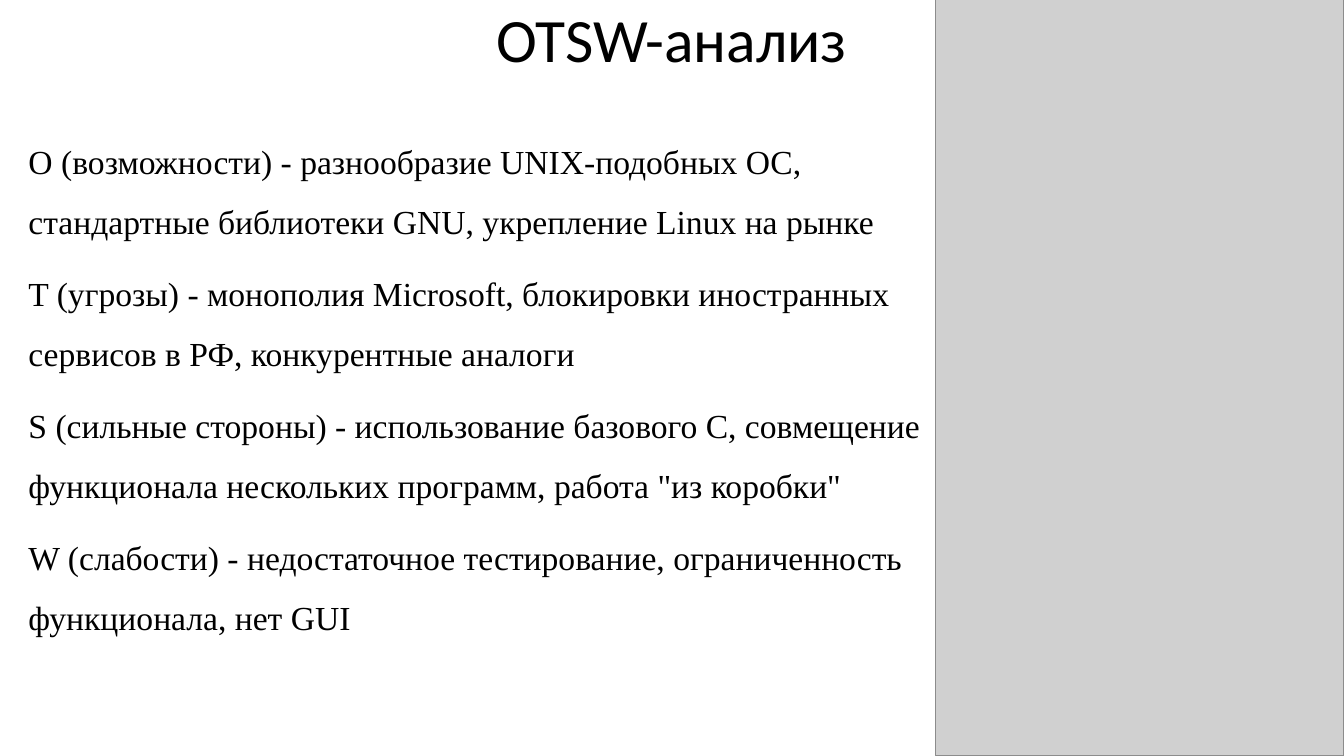
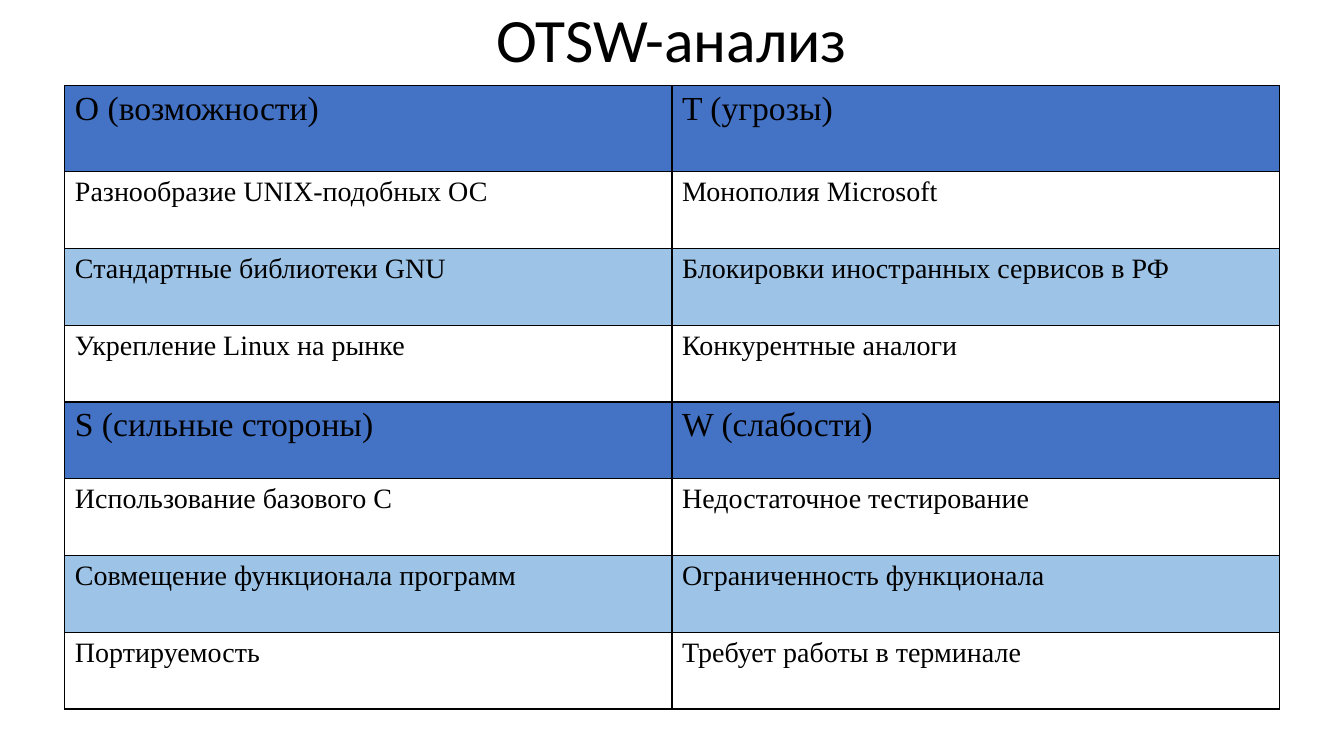
Before and after one commit to Arbuzz33/PDD, a slide deck: slide 7 of docs/PDD.pptx (slide 8 before the commit). Drawn at 1344x756 pixels with LibreOffice and Linux fonts; fonts in the diff are those of the drawing; grey boxes stand for pictures. Boxes give left, top, right and bottom in pixels: in the first picture for what was removed or moved away, otherwise in the second. Text is boxed around its words. In the diff, an @@ line names an element or a change of style, - is before the commit and + after.

```diff
--- a/docs/PDD.pptx
+++ b/docs/PDD.pptx
@@ picture removed at (x1=936, y1=0, x2=1344, y2=756) @@
@@ table added at (x1=65, y1=86, x2=1278, y2=710), 8 rows, 2 columns @@
+O (возможности) | T (угрозы)
+Разнообразие UNIX-подобных ОС | Монополия Microsoft
+Стандартные библиотеки GNU | Блокировки иностранных сервисов в РФ
+Укрепление Linux на рынке | Конкурентные аналоги
+S (сильные стороны) | W (слабости)
+Использование базового C | Недостаточное тестирование
+Совмещение функционала программ | Ограниченность функционала
+Портируемость | Требует работы в терминале
@@ text removed at (x1=28, y1=150, x2=920, y2=637) @@
-O (возможности) - разнообразие UNIX-подобных ОС, стандартные библиотеки GNU, укрепление Linux на рынке
-T (угрозы) - монополия Microsoft, блокировки иностранных сервисов в РФ, конкурентные аналоги
-S (сильные стороны) - использование базового C, совмещение функционала нескольких программ, работа "из коробки"
-W (слабости) - недостаточное тестирование, ограниченность функционала, нет GUI
```
Also in this commit, not shown: 2 other slides changed, 5 slides added, 5 slides removed, 1 other file.
